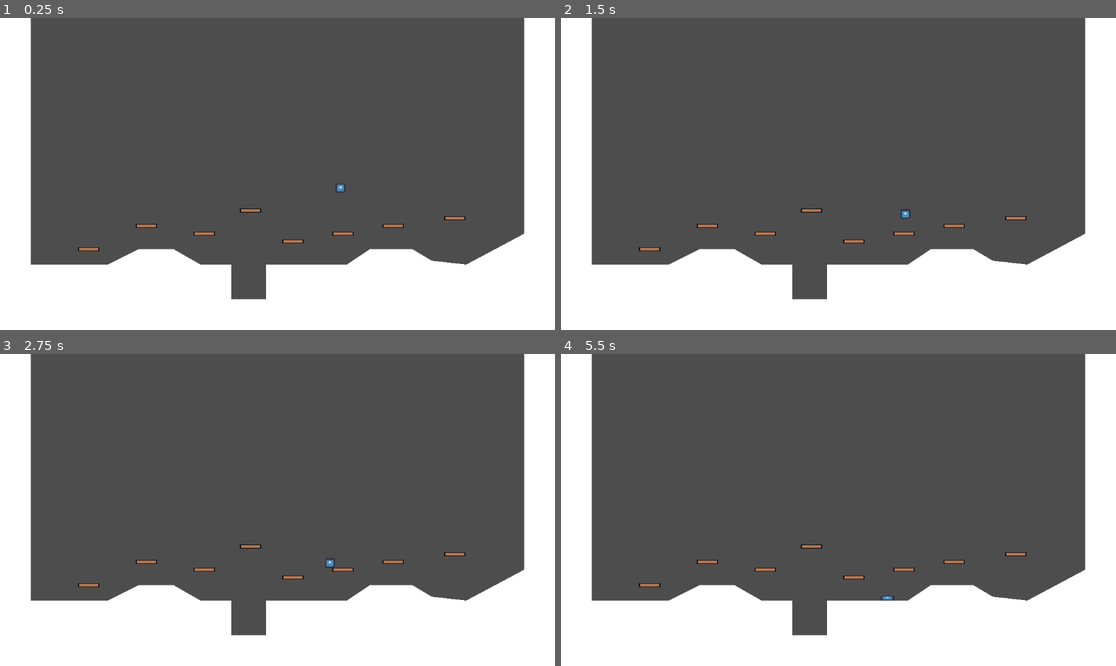
Above: before the commit, frames 1-4 (two rows, left to right).
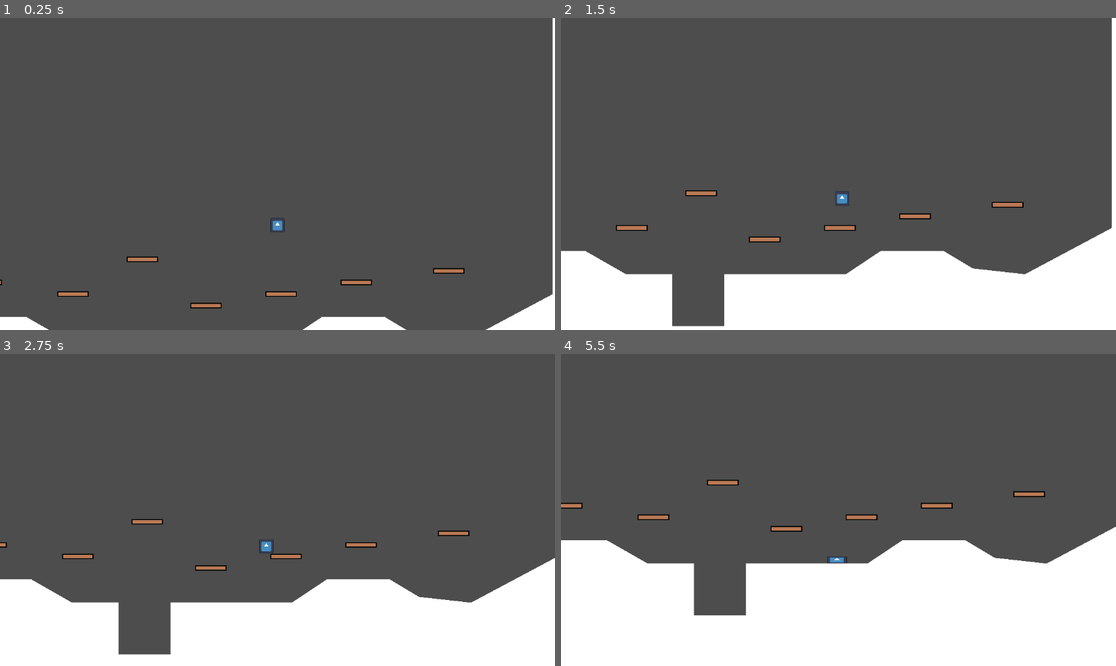
Above: after the commit, the same moments.

Repository: FreyjaMentado/SlimeGame
Game: Godot game, scene res://world.tscn
The game is run twice, just before and just after one commit, with the same random seed, the same clock (stepped at 60 frames per second) and the same inputs. The engine's default icon, where the game draws it, is replaced by a stand-in: a white triangle on a blue panel in a dark square.
Inputs:
- Up to frame 1 (0.25 s): no input
- Up to frame 2 (1.5 s): tap Enter (ui_accept) at 0.5, 0.77, 0.8, 1.07, 1.35 s; hold Right (ui_right) from 0.53 s (still down); tap Ctrl (ground_pound) at 0.6 s
- Up to frame 3 (2.75 s): tap Enter (ui_accept) at 1.52, 1.82, 2.3 s; tap Ctrl (ground_pound) at 1.55, 2.1 s; release Right (ui_right) at 2.03 s; hold Left (ui_left) from 2.03 s (still down)
- Up to frame 4 (5.5 s): release Left (ui_left) at 2.78 s; hold Right (ui_right) 2.78-4.28 s; tap Ctrl (ground_pound) at 2.85, 4.35, 5.1 s; tap Enter (ui_accept) at 3.02, 3.32, 3.6, 3.77, 4.07, 4.52, 4.82, 5.3 s; hold Left (ui_left) 4.28-5.03 s; hold Right (ui_right) from 5.03 s (still down)

The runs differ from the first frame. In frame 1, 29% of the frame differs, in the area x 0-100%, y 0-100%; in frame 2, 14%; in frame 3, 13%; in frame 4, 19%.

Commit message:
add jump buffer and basic camera

Diff:
--- a/player/player.gd
+++ b/player/player.gd
@@ -2,6 +2,7 @@
 
 @export var movement_data : PlayerMovementData
 @onready var coyote_jump_timer = $CoyoteJumpTimer
+@onready var jump_buffer_timer = $JumpBuffer
 
 var gravity = ProjectSettings.get_setting("physics/2d/default_gravity")
 var double_jump = false
@@ -38,8 +39,9 @@
 func handle_jump():
 	if is_on_floor(): double_jump = true
 
-	if is_on_floor() or coyote_jump_timer.time_left > 0.0:
-		if Input.is_action_just_pressed("ui_accept"):
+	if is_on_floor() or coyote_jump_timer.time_left > 0.0 :
+		if Input.is_action_just_pressed("ui_accept") or jump_buffer_timer.time_left > 0.0:
+			jump_buffer_timer.stop()
 			velocity.y = movement_data.jump_velocity
 	if not is_on_floor():
 		if Input.is_action_just_released("ui_accept") and velocity.y < movement_data.jump_velocity/2:
@@ -53,6 +55,10 @@
 	var just_left_ground = was_on_floor and not is_on_floor() and velocity.y >= 0
 	if just_left_ground:
 		coyote_jump_timer.start()
+
+func handle_jump_buffer():
+	if Input.is_action_just_pressed("ui_accept"):
+		jump_buffer_timer.start()
 
 func apply_friction(input_axis, delta):
 	if input_axis == 0 and is_on_floor():
--- a/player/player.tscn
+++ b/player/player.tscn
@@ -145,3 +145,11 @@
 libraries = {
 "": SubResource("AnimationLibrary_571yh")
 }
+
+[node name="Camera2D" type="Camera2D" parent="."]
+offset = Vector2(0, -50)
+zoom = Vector2(1.5, 1.5)
+position_smoothing_enabled = true
+
+[node name="JumpBuffer" type="Timer" parent="."]
+wait_time = 0.2
